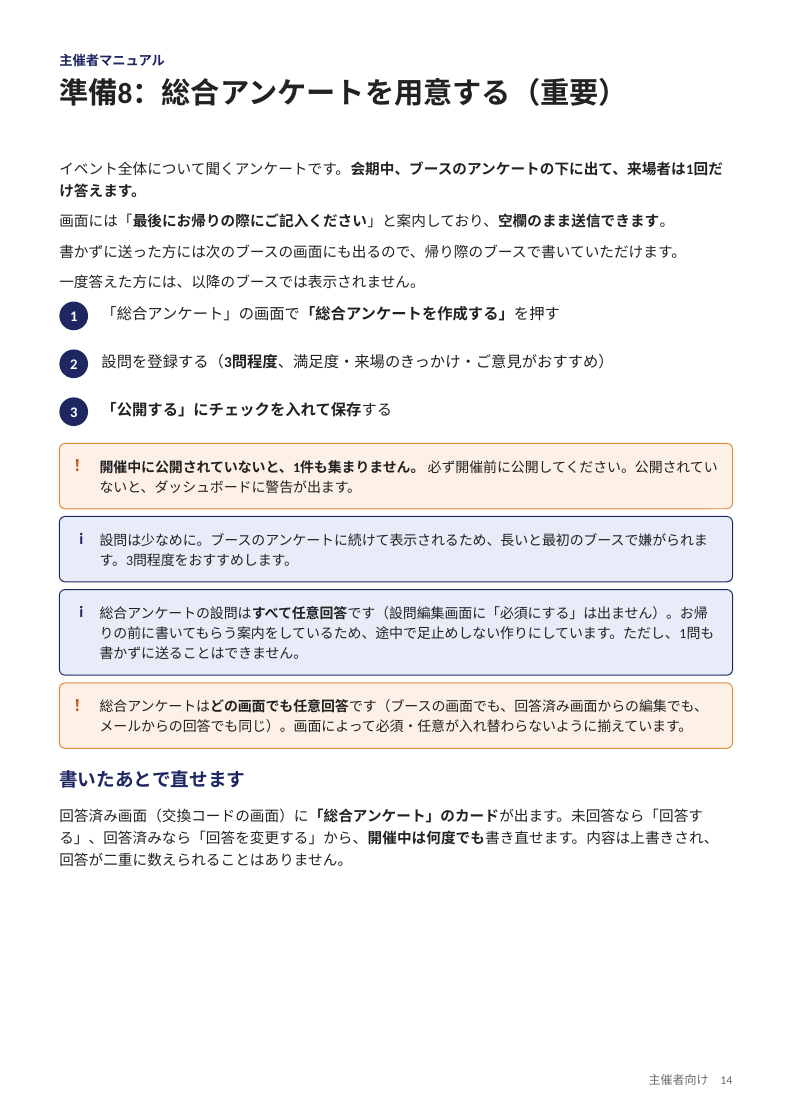
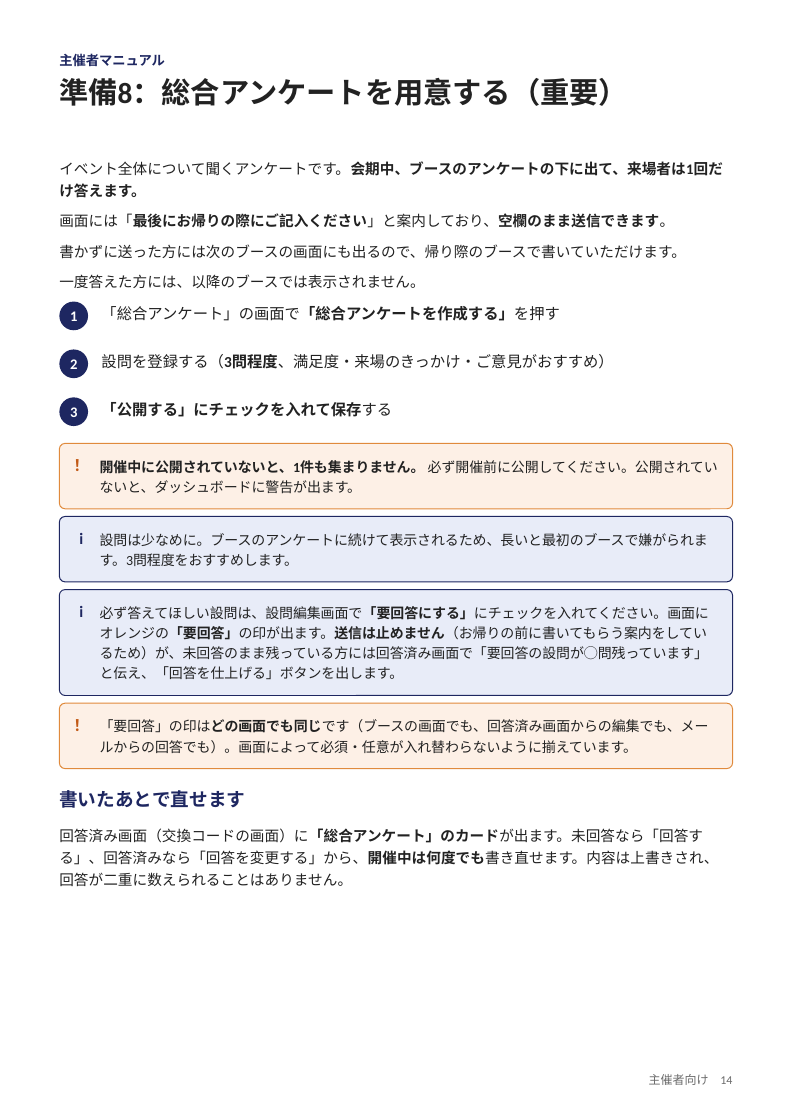
Before and after one commit to nisplus/enque, a slide deck: slide 14 of docs/manual-organizer.pptx. Drawn at 792x1120 pixels with LibreOffice and Linux fonts; fonts in the diff are those of the drawing. Boxes give left, top, right and bottom in pixels: in the first picture for what was removed or moved away, otherwise in the second. Text is boxed around its words. In the diff, an @@ line names an element or a change of style, - is before the commit and + after.

```diff
--- a/docs/manual-organizer.pptx
+++ b/docs/manual-organizer.pptx
@@ rounded rectangle: place and size @@
-rounded rectangle at (59,589,733,674)
+rounded rectangle at (59,589,733,695)
@@ rounded rectangle at (59,589,733,695): proportions changed @@
@@ text at (100,606,709,680): text changed @@
-総合アンケートの設問はすべて任意回答です（設問編集画面に「必須にする」は出ません）。お帰りの前に書いてもらう案内をしているため、途中で足止めしない作りにしています。ただし、1問も書かずに送ることはできません。
+必ず答えてほしい設問は、設問編集画面で「要回答にする」にチェックを入れてください。画面にオレンジの「要回答」の印が出ます。送信は止めません（お帰りの前に書いてもらう案内をしているため）が、未回答のまま残っている方には回答済み画面で「要回答の設問が◯問残っています」と伝え、「回答を仕上げる」ボタンを出します。
@@ 3 texts, 1 rounded rectangle: place and size @@
-3 texts, 1 rounded rectangle at (59,683,733,866)
+3 texts, 1 rounded rectangle at (59,703,733,886)
@@ text at (100,719,709,753): text changed @@
-総合アンケートはどの画面でも任意回答です（ブースの画面でも、回答済み画面からの編集でも、メールからの回答でも同じ）。画面によって必須・任意が入れ替わらないように揃えています。
+「要回答」の印はどの画面でも同じです（ブースの画面でも、回答済み画面からの編集でも、メールからの回答でも）。画面によって必須・任意が入れ替わらないように揃えています。
```
Also in this commit, not shown: 14 other files.
